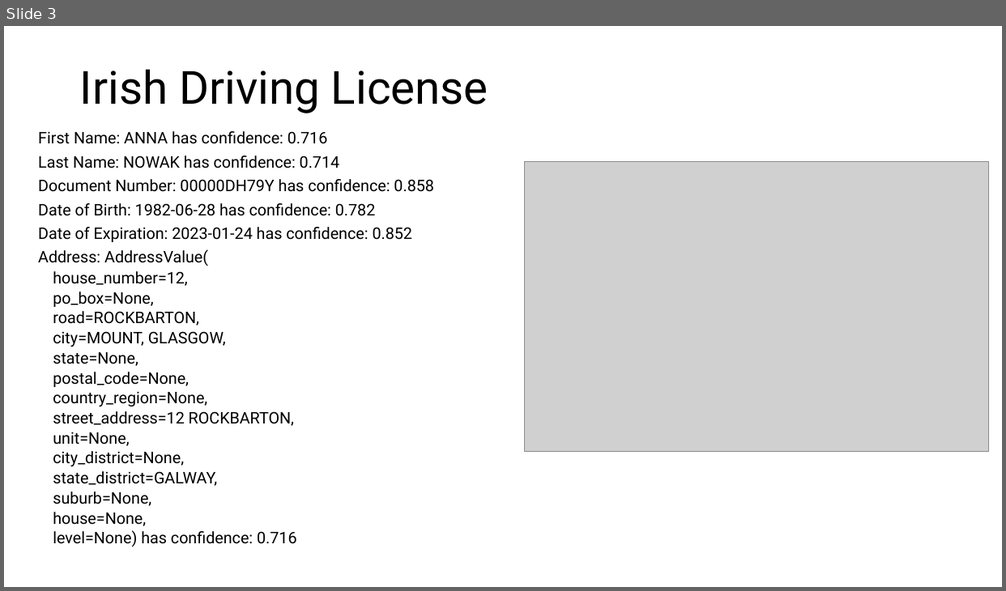
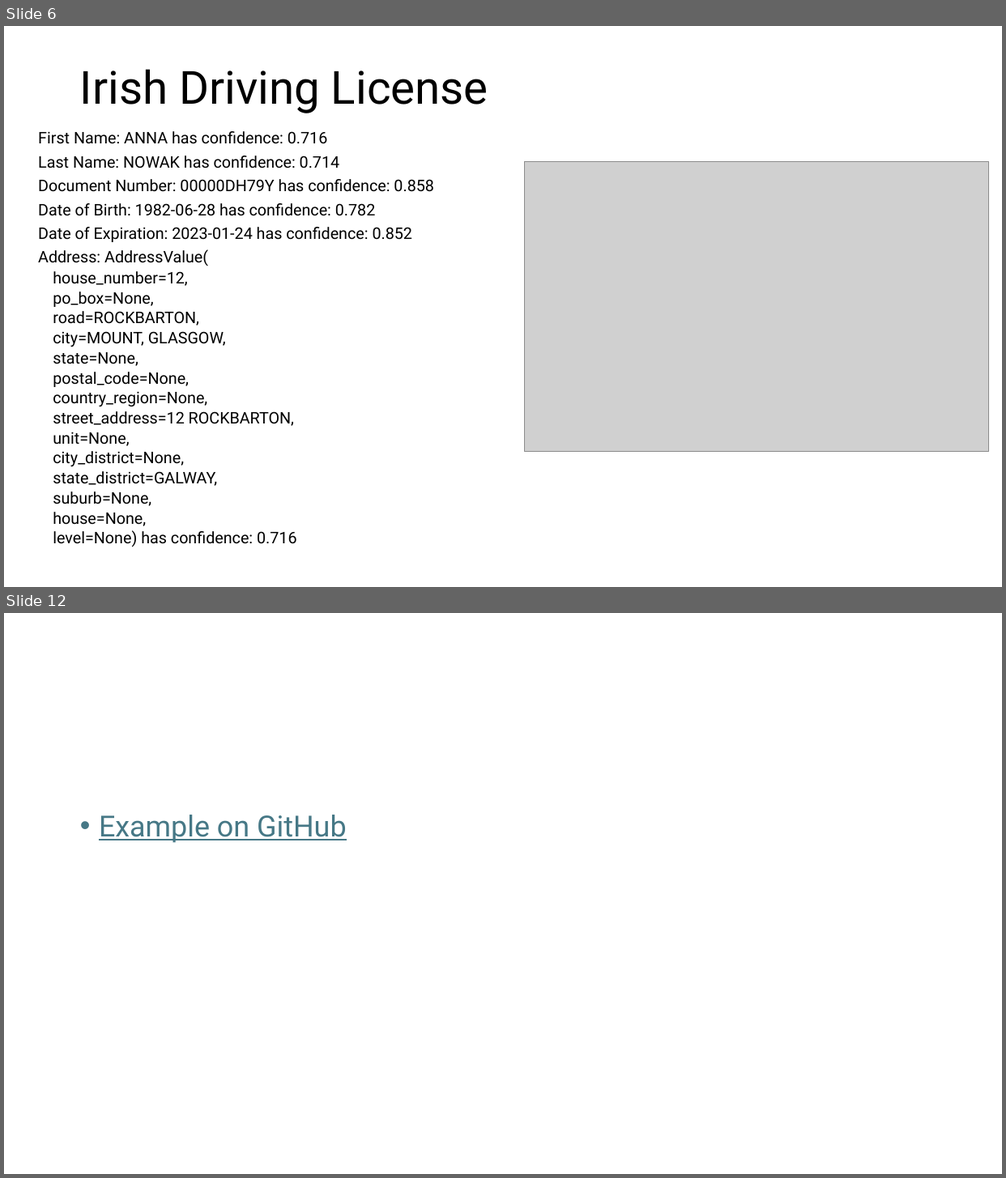
Before and after one commit to peterperov/DocumentIntelligence, a slide deck: Document OCR Demo.pptx. Shown one above the other, each under a label of ours: slide 3 before the commit, slides 6 and 12 after it; the slides between them are not shown. The pictures are 1006x591 and 1006x1178 pixels, drawn with LibreOffice and Linux fonts; fonts in the diff are those of the drawing; grey boxes stand for pictures. Boxes give left, top, right and bottom in pixels: in the first picture for what was removed or moved away, otherwise in the second. Text is boxed around its words. In the diff, an @@ line names an element or a change of style, - is before the commit and + after.

```diff
--- a/Document OCR Demo.pptx
+++ b/Document OCR Demo.pptx
@@ slide 12 added at <box>4,613,1002,1174</box>, background #FFFFFF @@
@@ text added at <box>99,815,346,843</box>, 28 pt, text #467886, underline @@
+• Example on GitHub
@@ what was slide 3 is now slide 6 @@
```
Also in this commit, not shown: 1 slide changed, 7 other slides added, 3 other files.
